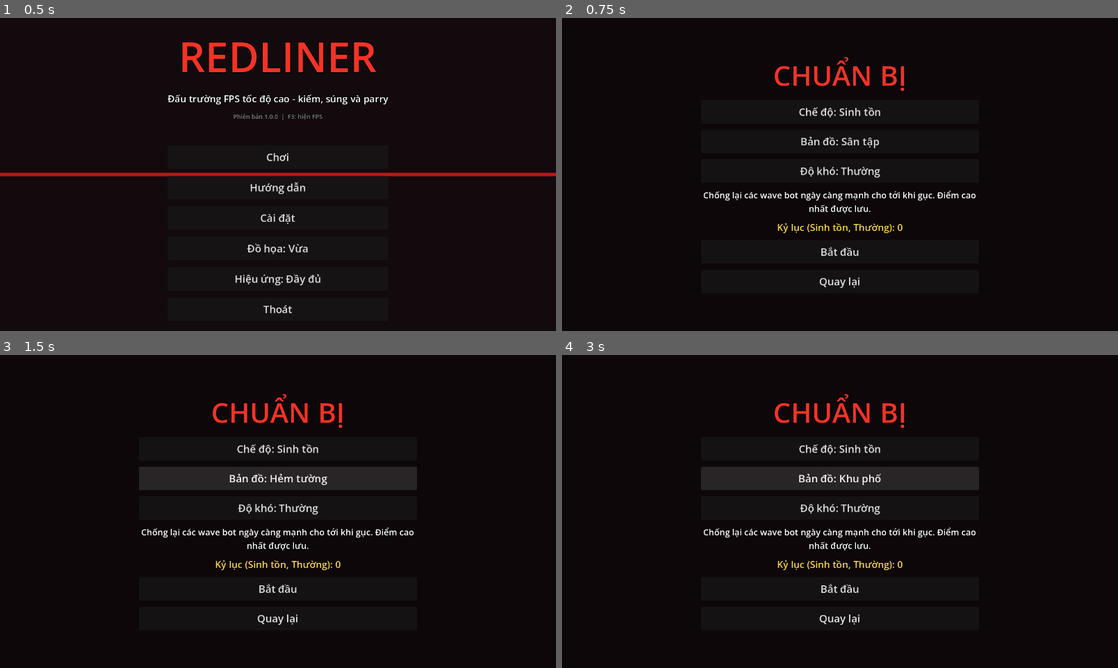
Above: before the commit, frames 1-4 (two rows, left to right).
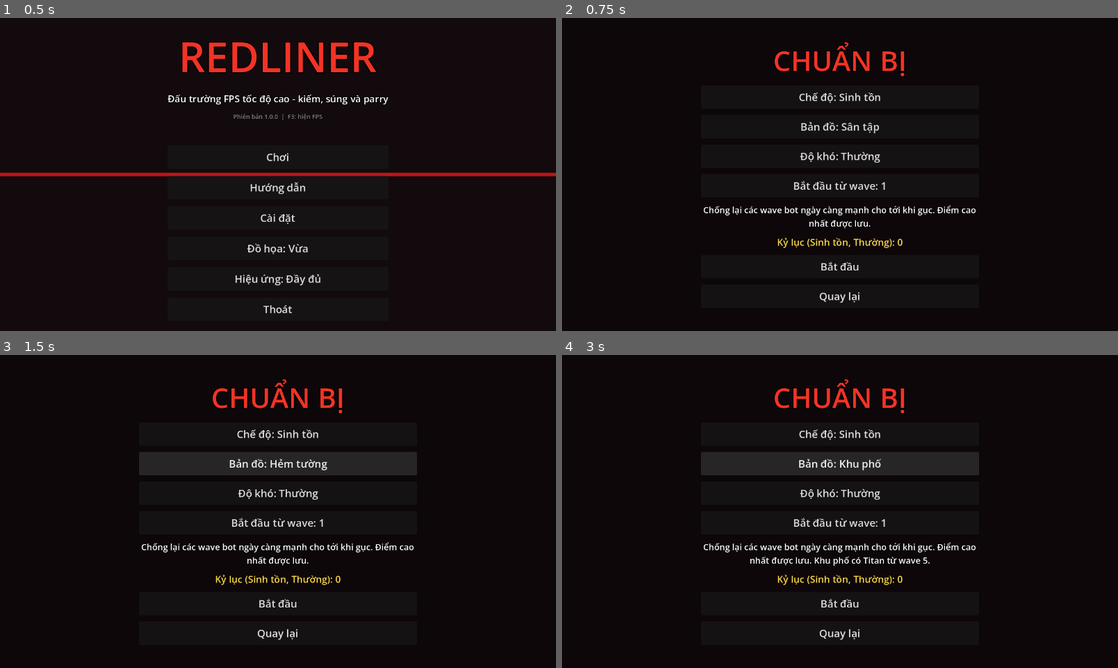
Above: after the commit, the same moments.

Repository: halo07-pixel/redliner
Game: Godot game, scene res://scenes/menu.tscn
Two runs of this game, one before a commit and one after it. Both use one fixed random seed, a clock stepped at 60 frames per second and the inputs below.
Inputs:
- Up to frame 1 (0.5 s): no input
- Up to frame 2 (0.75 s): click "Chơi" at 0.5 s
- Up to frame 3 (1.5 s): click "Bản đồ: Sân tập" at 1.25 s
- Up to frame 4 (3 s): click "Bản đồ: Hẻm tường" at 2 s; click "Bản đồ: Tháp" at 2.75 s

Frame 1 is identical in both runs. In frame 2, 4.5% of the frame differs, in the area x 25-75%, y 7-92%; in frame 3, 6.1%; in frame 4, 6.3%.

Commit message:
feat(m27): Titan dễ thử - phím T trong Tập luyện, bắt đầu từ wave N, mô tả menu
Co-Authored-By: Claude Sonnet 5.5 <noreply@anthropic.com>
Claude-Session: https://claude.ai/code/session_011ynLRoDHY9xg9WKNWjhhAb

Diff:
--- a/scripts/global.gd
+++ b/scripts/global.gd
@@ -583,7 +583,7 @@
 	["move_forward", "Tiến"], ["move_back", "Lùi"], ["move_left", "Trái"], ["move_right", "Phải"],
 	["jump", "Nhảy"], ["slide", "Trượt"], ["dash", "Dash"], ["slam", "Đập đất"],
 	["attack", "Chém"], ["heavy", "Chém rộng"], ["shoot", "Bắn"], ["parry", "Parry"],
-	["grapple", "Móc"], ["reload", "Nạp đạn"], ["zoom", "Ngắm"],
+	["grapple", "Móc"], ["reload", "Nạp đạn"], ["zoom", "Ngắm"], ["spawn_titan", "Gọi/xoá Titan (Tập luyện, Khu phố)"],
 	["weapon_1", "Súng 1"], ["weapon_2", "Súng 2"], ["weapon_3", "Súng 3"], ["weapon_4", "Súng 4"],
 ]
 
@@ -595,7 +595,7 @@
 const MODE_DESCRIPTIONS: Dictionary = {
 	"survival": "Chống lại các wave bot ngày càng mạnh cho tới khi gục. Điểm cao nhất được lưu.",
 	"timed": "Hạ đủ số bot trước khi hết giờ. Mỗi bot hạ được cộng thêm giây. Thắng càng sớm điểm càng cao.",
-	"training": "Bất tử, đạn vô hạn, có bot tập để thử vũ khí và di chuyển. Không tính điểm.",
+	"training": "Bất tử, đạn vô hạn, có bot tập để thử vũ khí và di chuyển. Không tính điểm. Ở bản đồ Khu phố: phím T gọi / xoá một Titan để thử.",
 }
 const TIMED: Dictionary = {
 	"start_time": 90.0, "kill_bonus": 3.0, "max_time": 150.0, "target_kills": 25,
@@ -904,6 +904,15 @@
 	map_changed.emit(id)
 
 
+## Bắt đầu từ wave N (chỉ để thử Titan / wave cao; không lưu, không tính kỷ lục). Chỉ áp dụng Sinh tồn và Thời gian.
+const START_WAVES: Array = [1, 5, 10, 15]
+var start_wave: int = 1
+
+
+func cycle_start_wave() -> void:
+	start_wave = START_WAVES[(START_WAVES.find(start_wave) + 1) % START_WAVES.size()]
+
+
 func cycle_map() -> void:
 	set_map(MAP_IDS[(MAP_IDS.find(selected_map) + 1) % MAP_IDS.size()])
 
@@ -940,6 +949,8 @@
 ## Nộp điểm cho chế độ (mặc định: đang chọn) ở mức độ khó hiện tại. true nếu phá kỷ lục.
 func submit_mode_score(value: int, mode: String = "") -> bool:
 	var m: String = mode if mode in MODES else game_mode
+	if start_wave > 1 and m != "training":
+		return false # chơi thử từ wave cao: không ghi kỷ lục
 	match m:
 		"survival":
 			return submit_score(value)
@@ -977,6 +988,7 @@
 	_add_key("slam", KEY_C)
 	_add_key("heavy", KEY_Q)
 	_add_key("zoom", KEY_Z)
+	_add_key("spawn_titan", KEY_T)
 	_add_key("weapon_1", KEY_1)
 	_add_key("weapon_2", KEY_2)
 	_add_key("weapon_3", KEY_3)
--- a/scripts/main.gd
+++ b/scripts/main.gd
@@ -99,6 +99,7 @@
 	waves = WaveScript.new()
 	add_child(waves)
 	waves.titans_enabled = arena.titans
+	waves.first_wave = Global.start_wave if Global.game_mode != "training" else 1
 	waves.setup(arena, arena.bot_spawns, arena.spawn_band)
 	waves.wave_started.connect(_on_wave_started)
 	waves.enemies_left_changed.connect(func(left): hud.set_wave(waves.wave, left))
@@ -176,6 +177,21 @@
 	_practice_i += 1
 
 
+## Tập luyện (phím T): gọi một Titan, bấm lần nữa để xoá. Chỉ ở bản đồ Khu phố.
+func _toggle_practice_titan() -> void:
+	if mode == null or mode.mode != "training":
+		return
+	if not arena.titans:
+		hud.flash("Titan chỉ có ở Khu phố", Color(0.8, 0.8, 0.8))
+		return
+	if waves.clear_titans() > 0:
+		hud.set_boss(false, 0.0)
+		hud.flash("ĐÃ XOÁ TITAN", Color(0.8, 0.8, 0.8))
+		return
+	waves.spawn_titan_practice()
+	hud.flash("TITAN!", Color(1.0, 0.5, 0.3))
+
+
 func _on_practice_bot_killed(_bot: Node3D, _info: Dictionary) -> void:
 	stats.record_kill(String(_bot.type_name))
 	hud.flash("ĐÃ HẠ", Color(0.5, 1.0, 0.5))
@@ -188,6 +204,8 @@
 		return
 	if event.is_action_pressed("ui_cancel") and not get_tree().paused:
 		_set_paused(true)
+	elif event.is_action_pressed("spawn_titan") and not get_tree().paused:
+		_toggle_practice_titan()
 	elif event is InputEventMouseButton and event.pressed and Input.mouse_mode != Input.MOUSE_MODE_CAPTURED and not get_tree().paused and not Global.anim_debug:
 		Input.mouse_mode = Input.MOUSE_MODE_CAPTURED
 
--- a/scripts/menu.gd
+++ b/scripts/menu.gd
@@ -9,6 +9,7 @@
 var quality_button: Button
 var map_button: Button
 var difficulty_button: Button
+var start_wave_button: Button
 var mode_button: Button
 var start_button: Button
 var setup_back_button: Button
@@ -84,6 +85,7 @@
 	mode_button = UIKit.mode_button()
 	map_button = UIKit.map_button()
 	difficulty_button = UIKit.difficulty_button()
+	start_wave_button = UIKit.start_wave_button()
 	mode_desc_label = UIKit.label("", 20)
 	mode_desc_label.custom_minimum_size = Vector2(640.0, 0.0)
 	mode_desc_label.autowrap_mode = TextServer.AUTOWRAP_WORD_SMART
@@ -91,8 +93,10 @@
 	best_label.add_theme_color_override("font_color", Color(1.0, 0.85, 0.3))
 	start_button = UIKit.button("Bắt đầu")
 	setup_back_button = UIKit.button("Quay lại")
-	for c in [mode_button, map_button, difficulty_button, mode_desc_label, best_label, start_button, setup_back_button]:
+	for c in [mode_button, map_button, difficulty_button, start_wave_button, mode_desc_label, best_label, start_button, setup_back_button]:
 		box.add_child(c)
+	map_button.pressed.connect(_refresh_setup)
+	start_wave_button.pressed.connect(_refresh_setup)
 	Global.difficulty_changed.connect(func(_l): _refresh_setup())
 	Global.mode_changed.connect(func(_m): _refresh_setup())
 	start_button.pressed.connect(_on_play)
@@ -103,6 +107,9 @@
 ## Mô tả chế độ + kỷ lục của (chế độ, độ khó) đang chọn.
 func _refresh_setup() -> void:
 	mode_desc_label.text = String(Global.MODE_DESCRIPTIONS[Global.game_mode])
+	if Global.selected_map == "district" and Global.game_mode != "training":
+		mode_desc_label.text += " Khu phố có Titan từ wave 5."
+	start_wave_button.visible = Global.game_mode != "training"
 	if Global.game_mode == "training":
 		best_label.text = "Không tính điểm"
 	else:
--- a/scripts/ui_kit.gd
+++ b/scripts/ui_kit.gd
@@ -77,6 +77,17 @@
 	return b
 
 
+## Nút xoay vòng "bắt đầu từ wave N" (thử Titan / wave cao; không tính kỷ lục khi N > 1).
+static func start_wave_button() -> Button:
+	var b := button("")
+	var refresh := func(): b.text = "Bắt đầu từ wave: %d%s" % [Global.start_wave, "  (không tính kỷ lục)" if Global.start_wave > 1 else ""]
+	refresh.call()
+	b.pressed.connect(func():
+		Global.cycle_start_wave()
+		refresh.call())
+	return b
+
+
 ## Nút xoay vòng đấu trường; chữ theo Global.selected_map.
 static func map_button() -> Button:
 	var b := button("")
--- a/scripts/wave_manager.gd
+++ b/scripts/wave_manager.gd
@@ -31,6 +31,8 @@
 var _band: Vector2 = Vector2.ZERO
 ## Map có Titan (Khu phố): wave 5, 10, ... có thêm Titan. Mặc định tắt để composition() thuần cho map thường.
 var titans_enabled: bool = false
+## Bắt đầu từ wave này (>1: chơi thử, main đặt từ Global.start_wave).
+var first_wave: int = 1
 
 
 func setup(world: Node3D, spawn_points: Array, band: Vector2 = Vector2.ZERO) -> void:
@@ -41,7 +43,7 @@
 
 func start() -> void:
 	_running = true
-	wave = 0
+	wave = maxi(first_wave, 1) - 1
 	_next_wave()
 
 
@@ -87,22 +89,47 @@
 	enemies_left_changed.emit(_alive) # báo lại sau khi sinh xong để HUD thấy cơ cấu bot theo loại
 
 
+## Tạo Titan (navmesh Titan, chỗ sinh đủ rộng) và thêm vào thế giới; chưa nối Signal chết.
+func _create_titan(at_wave: int) -> CharacterBody3D:
+	var b: CharacterBody3D = TitanScript.new()
+	b.setup("titan", at_wave)
+	var nm: Variant = _world.get("titan_nav_map")
+	if nm is RID and (nm as RID).is_valid():
+		b.nav_map = nm
+	var sp: Vector3 = _pick_spawn()
+	if b.nav_map.is_valid():
+		sp = NavigationServer3D.map_get_closest_point(b.nav_map, sp) # chỗ đủ rộng cho thân hình Titan
+	b.position = sp
+	_world.add_child(b)
+	bot_spawned.emit(b)
+	return b
+
+
+## Tập luyện: gọi một Titan (chỉ map có Titan). Không tính vào wave, không làm bot tập sinh lại. Trả về null nếu map không có.
+func spawn_titan_practice() -> Node3D:
+	if not titans_enabled or _spawns.is_empty():
+		return null
+	return _create_titan(int(Global.TRAINING["bot_wave"]))
+
+
+## Tập luyện: xoá mọi Titan đang có. Trả về số Titan đã xoá.
+func clear_titans() -> int:
+	var n: int = 0
+	for b in get_tree().get_nodes_in_group("bots"):
+		if "is_titan" in b:
+			b.queue_free()
+			n += 1
+	return n
+
+
 func _spawn(type_name: String) -> void:
-	var b: CharacterBody3D = (TitanScript if type_name == "titan" else BotScript).new()
+	if type_name == "titan":
+		var t: CharacterBody3D = _create_titan(wave)
+		t.died.connect(_on_bot_died)
+		alive_types[type_name] = int(alive_types.get(type_name, 0)) + 1
+		return
+	var b: CharacterBody3D = BotScript.new()
 	b.setup(type_name, wave)
-	if type_name == "titan":
-		var nm: Variant = _world.get("titan_nav_map")
-		if nm is RID and (nm as RID).is_valid():
-			b.nav_map = nm
-		var sp: Vector3 = _pick_spawn()
-		if b.nav_map.is_valid():
-			sp = NavigationServer3D.map_get_closest_point(b.nav_map, sp) # chỗ đủ rộng cho thân hình Titan
-		b.position = sp
-		_world.add_child(b)
-		b.died.connect(_on_bot_died)
-		alive_types[type_name] = int(alive_types.get(type_name, 0)) + 1
-		bot_spawned.emit(b)
-		return
 	b.position = _free_spot(_pick_spawn())
 	_used_spots.append(b.position)
 	_world.add_child(b)
--- /dev/null
+++ b/tools/tests/test_m27.gd
@@ -0,0 +1,116 @@
+extends SceneTree
+## M27: Titan dễ thử - phím T trong Tập luyện (Khu phố), "bắt đầu từ wave N", mô tả menu, không ghi kỷ lục khi chơi thử.
+##   timeout 250 godot --headless --path . -s tools/tests/test_m27.gd
+
+var failures: int = 0
+var G
+
+
+func _check(cond: bool, msg: String) -> void:
+	if cond:
+		print("  PASS  ", msg)
+	else:
+		failures += 1
+		printerr("  FAIL  ", msg)
+
+
+func _frames(n: int) -> void:
+	for i in n:
+		await physics_frame
+
+
+func _titans() -> Array:
+	var out: Array = []
+	for b in get_nodes_in_group("bots"):
+		if "is_titan" in b and not b.is_queued_for_deletion():
+			out.append(b)
+	return out
+
+
+func _initialize() -> void:
+	_run()
+
+
+func _game(mode: String, map: String, start_wave: int = 1):
+	G.set_mode(mode)
+	G.set_difficulty("normal")
+	G.selected_map = map
+	G.start_wave = start_wave
+	var m = load("res://scenes/main.tscn").instantiate()
+	m.autostart_waves = false
+	root.add_child(m)
+	await _frames(8)
+	m.player.use_input = false
+	return m
+
+
+func _run() -> void:
+	await process_frame
+	G = root.get_node("Global")
+	G.save_path = "user://test_m27.cfg"
+	G.load_save()
+
+	print("[menu + phím]")
+	_check(G.REMAPPABLE.any(func(r): return r[0] == "spawn_titan") and InputMap.has_action("spawn_titan"), "có phím gọi Titan (T), đổi phím được")
+	_check(String(G.MODE_DESCRIPTIONS["training"]).contains("T"), "mô tả Tập luyện nhắc phím T")
+	var UIKit = load("res://scripts/ui_kit.gd")
+	G.start_wave = 1
+	var b: Button = UIKit.start_wave_button()
+	_check(b.text.contains("1"), "nút wave khởi đầu: mặc định wave 1")
+	b.pressed.emit()
+	_check(G.start_wave == 5 and b.text.contains("5") and b.text.contains("không tính kỷ lục"), "bấm: wave 5, cảnh báo không tính kỷ lục")
+	for i in 3:
+		b.pressed.emit()
+	_check(G.start_wave == 1, "xoay vòng 1 -> 5 -> 10 -> 15 -> 1")
+
+	print("[tập luyện trên Khu phố]")
+	var m1 = await _game("training", "district")
+	_check(m1.arena.titans and m1.waves.titans_enabled, "Khu phố bật Titan")
+	_check(_titans().size() == 0, "chưa gọi: không có Titan")
+	m1._start_mode()
+	await _frames(3)
+	m1._toggle_practice_titan()
+	await _frames(3)
+	_check(_titans().size() == 1, "phím T: gọi một Titan")
+	_check(m1.hud._boss_bar != null and m1.hud._boss_bar.visible, "thanh máu Titan hiện")
+	var t = _titans()[0]
+	var d: float = t.global_position.distance_to(m1.player.global_position)
+	_check(d > 20.0, "Titan sinh cách người chơi %.0f m" % d)
+	var others: int = get_nodes_in_group("bots").size() - 1
+	m1._toggle_practice_titan()
+	await _frames(3)
+	_check(_titans().size() == 0 and not m1.hud._boss_bar.visible, "bấm T lần nữa: xoá Titan, ẩn thanh máu")
+	_check(get_nodes_in_group("bots").size() == others, "bot tập khác không bị ảnh hưởng")
+	m1.queue_free()
+	await _frames(5)
+
+	print("[tập luyện trên map nhỏ]")
+	var m2 = await _game("training", "yard")
+	m2._start_mode()
+	await _frames(3)
+	m2._toggle_practice_titan()
+	await _frames(3)
+	_check(_titans().size() == 0, "Sân tập: T không sinh Titan")
+	m2.queue_free()
+	await _frames(5)
+
+	print("[sinh tồn bắt đầu từ wave 5]")
+	var m3 = await _game("survival", "district", 5)
+	m3._start_mode()
+	await _frames(5)
+	_check(m3.waves.wave == 5, "bắt đầu ở wave 5 (wave=%d)" % m3.waves.wave)
+	_check(_titans().size() == 1, "wave 5: có Titan")
+	var best0: int = G.best_score()
+	_check(not G.submit_mode_score(999999), "chơi thử từ wave cao: không ghi kỷ lục")
+	_check(G.best_score() == best0, "kỷ lục không đổi")
+	m3.queue_free()
+	await _frames(5)
+	G.start_wave = 1
+	var m4 = await _game("survival", "district", 1)
+	m4._start_mode()
+	await _frames(5)
+	_check(m4.waves.wave == 1 and _titans().size() == 0, "wave 1 như cũ: chưa có Titan")
+	m4.queue_free()
+	DirAccess.remove_absolute(ProjectSettings.globalize_path("user://test_m27.cfg"))
+	print("---- ", "TẤT CẢ ĐẠT" if failures == 0 else "%d TEST FAIL" % failures)
+	quit(1 if failures > 0 else 0)
Not shown, added: tools/tests/test_m27.gd.uid
Not shown, changed: docs/HANDOFF.md
